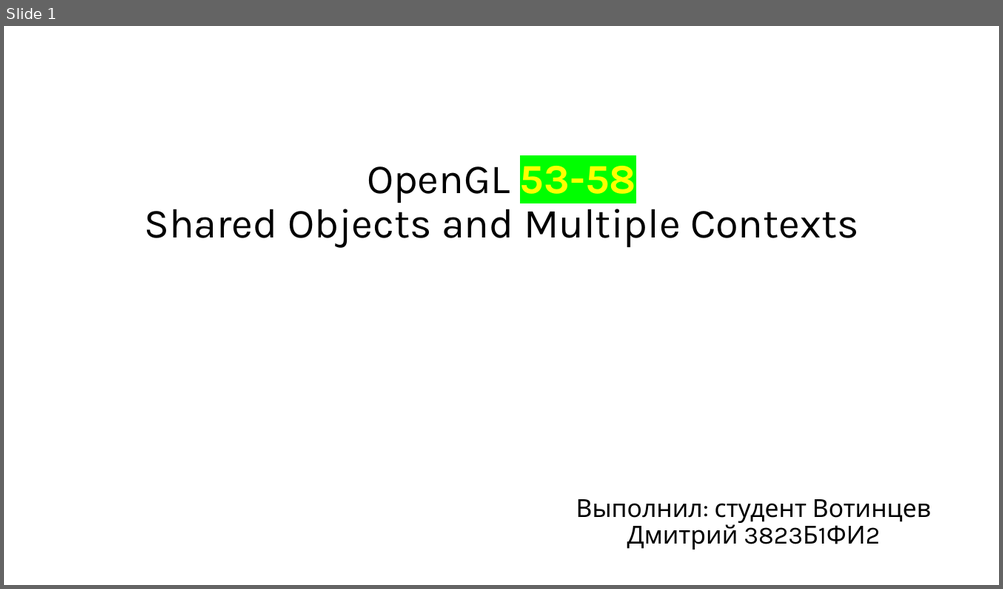
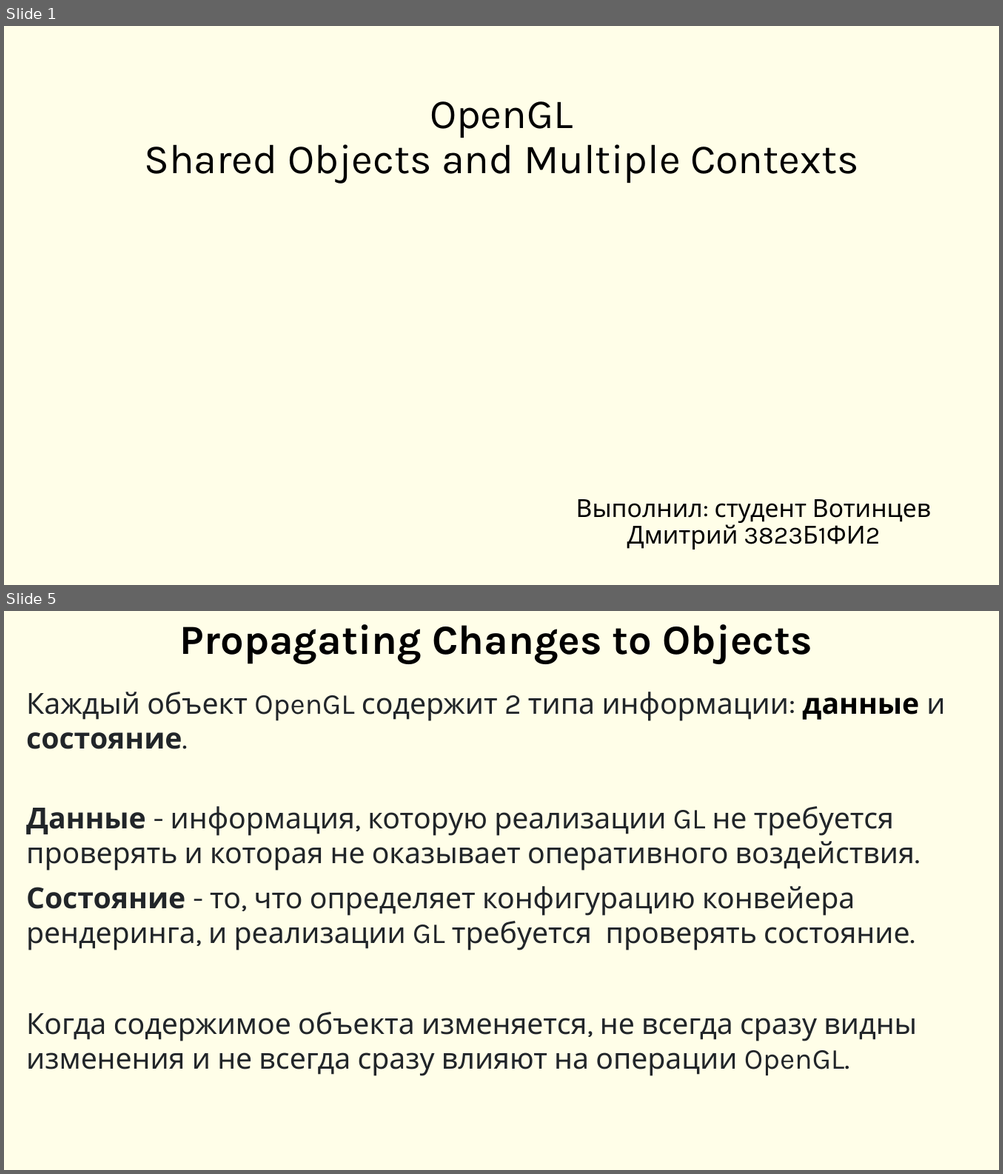
Before and after one commit to DimaVotincev/Graphic, a slide deck: OpenGl.pptx. Shown one above the other, each under a label of ours: slide 1 before the commit, slides 1 and 5 after it; the slides between them are not shown. The pictures are 1003x589 and 1003x1174 pixels, drawn with LibreOffice and Linux fonts; fonts in the diff are those of the drawing. Boxes give left, top, right and bottom in pixels: in the first picture for what was removed or moved away, otherwise in the second. Text is boxed around its words. In the diff, an @@ line names an element or a change of style, - is before the commit and + after.

```diff
--- a/OpenGl.pptx
+++ b/OpenGl.pptx
@@ slide 5 added at bbox=[4, 611, 999, 1170], background #FFFEE8 @@
@@ title added at bbox=[180, 624, 812, 664], 40 pt, text #000000, bold @@
+Propagating Changes to Objects
@@ subtitle added at bbox=[26, 692, 945, 1076], 28 pt, text #212529 @@
+Каждый объект OpenGL содержит 2 типа информации: данные и состояние.
+Данные - информация, которую реализации GL не требуется проверять и которая не оказывает оперативного воздействия.
+Состояние - то, что определяет конфигурацию конвейера рендеринга, и реализации GL требуется проверять состояние.
+Когда содержимое объекта изменяется, не всегда сразу видны изменения и не всегда сразу влияют на операции OpenGL.
@@ slide 1 changed as well @@
@@ background #FFFFFF to #FFFEE8 @@
@@ title at bbox=[144, 101, 858, 184]: text changed @@
-OpenGL 53-58
-Shared Objects and Multiple Contexts
+OpenGL
+Shared Objects and Multiple Contexts
```
Also in this commit, not shown: 3 other slides changed, 1 other slide added, 1 slide removed.
